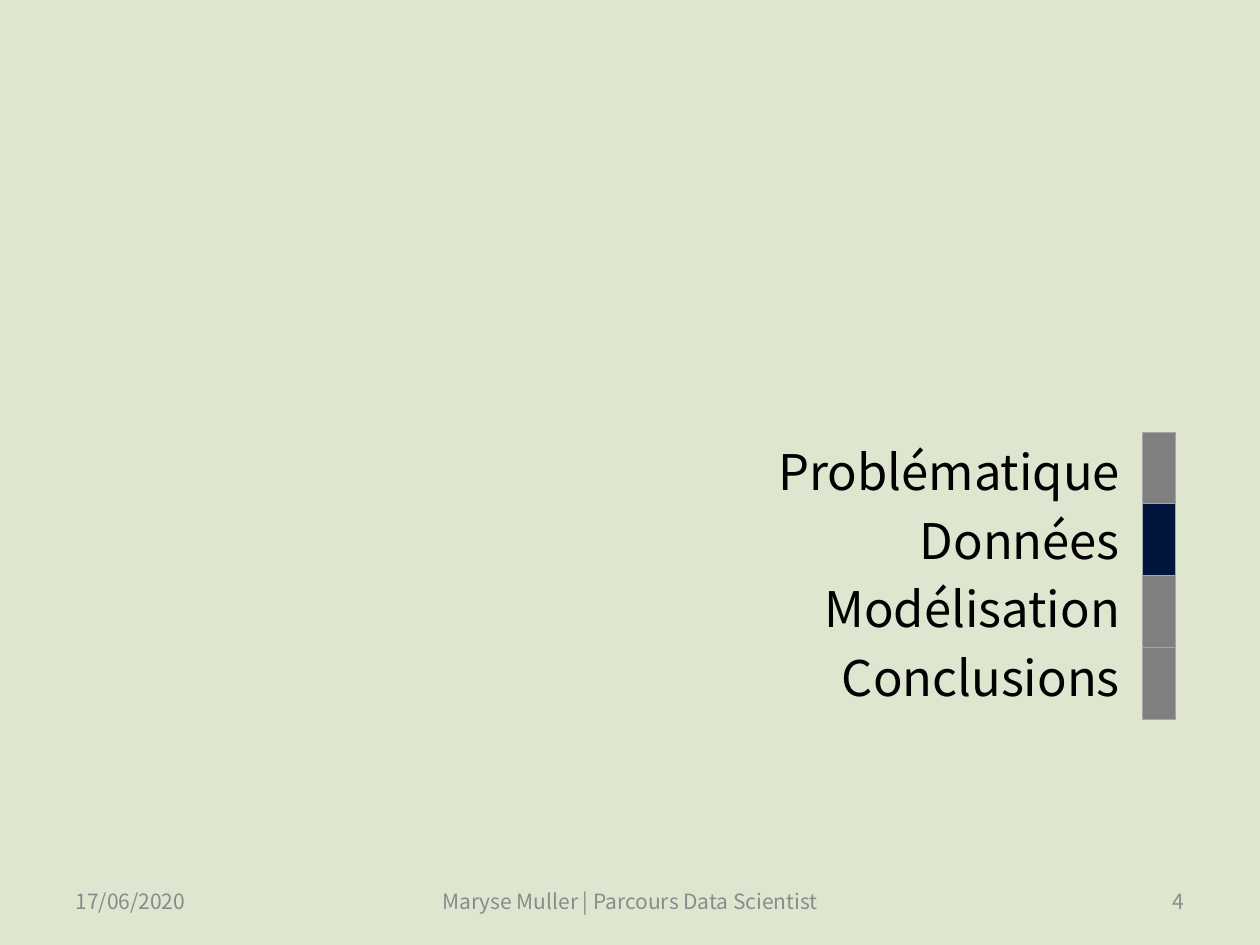
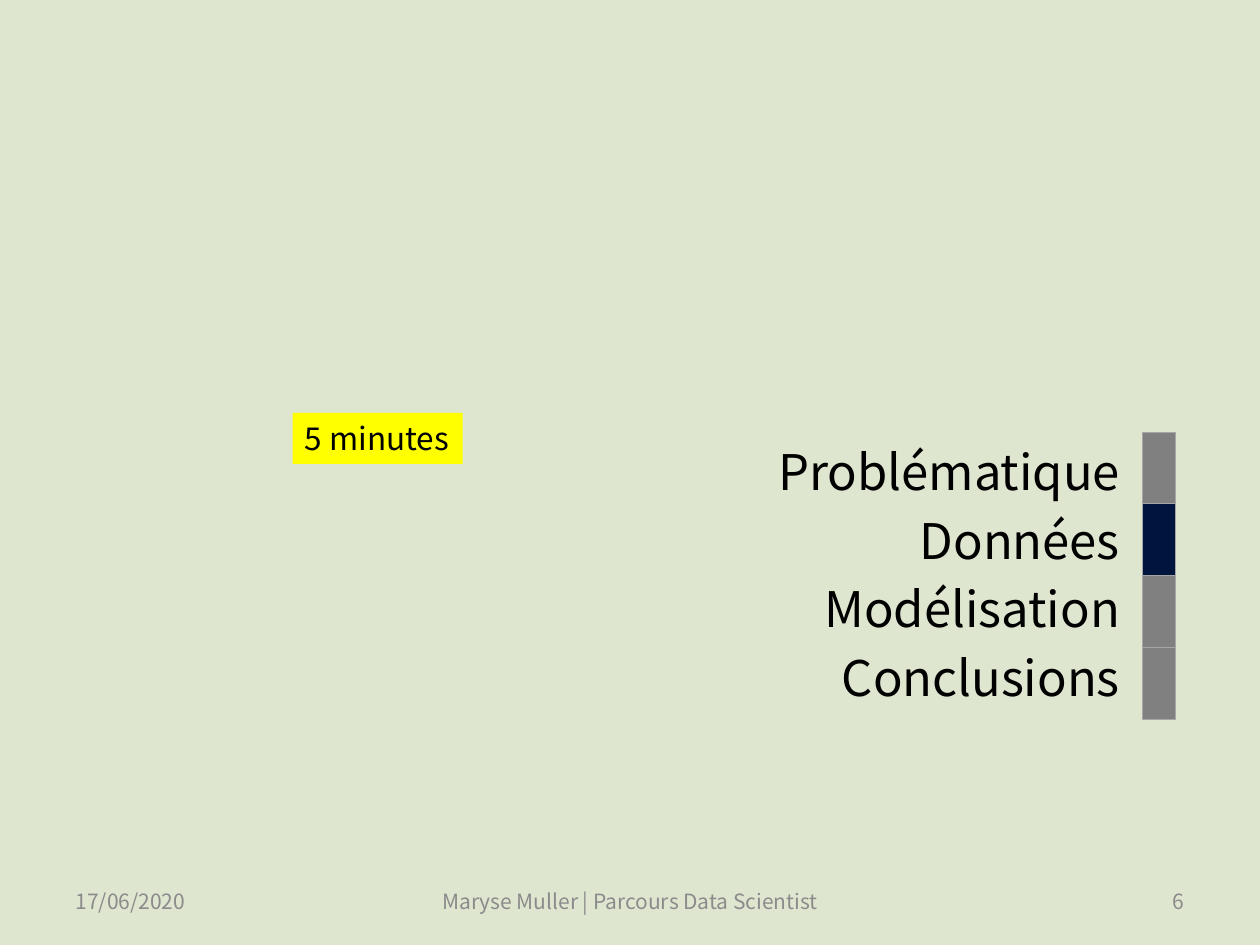
Before and after one commit to SmellyArmure/OC_DS_Project5, a slide deck: slide 6 of PRESENTATION/Projet5.pptx (slide 4 before the commit). Drawn at 1260x945 pixels with LibreOffice and Linux fonts; fonts in the diff are those of the drawing. Boxes give left, top, right and bottom in pixels: in the first picture for what was removed or moved away, otherwise in the second. Text is boxed around its words. In the diff, an @@ line names an element or a change of style, - is before the commit and + after.

```diff
--- a/PRESENTATION/Projet5.pptx
+++ b/PRESENTATION/Projet5.pptx
@@ rectangle added at bbox=[292, 413, 462, 464], fill #FFFF00, 18 pt, text #000000 @@
+5 minutes
@@ page number at bbox=[1173, 893, 1185, 909]: text changed @@
-4
+6
```
Also in this commit, not shown: 3 other slides changed, 14 slides added, 1 other file.
